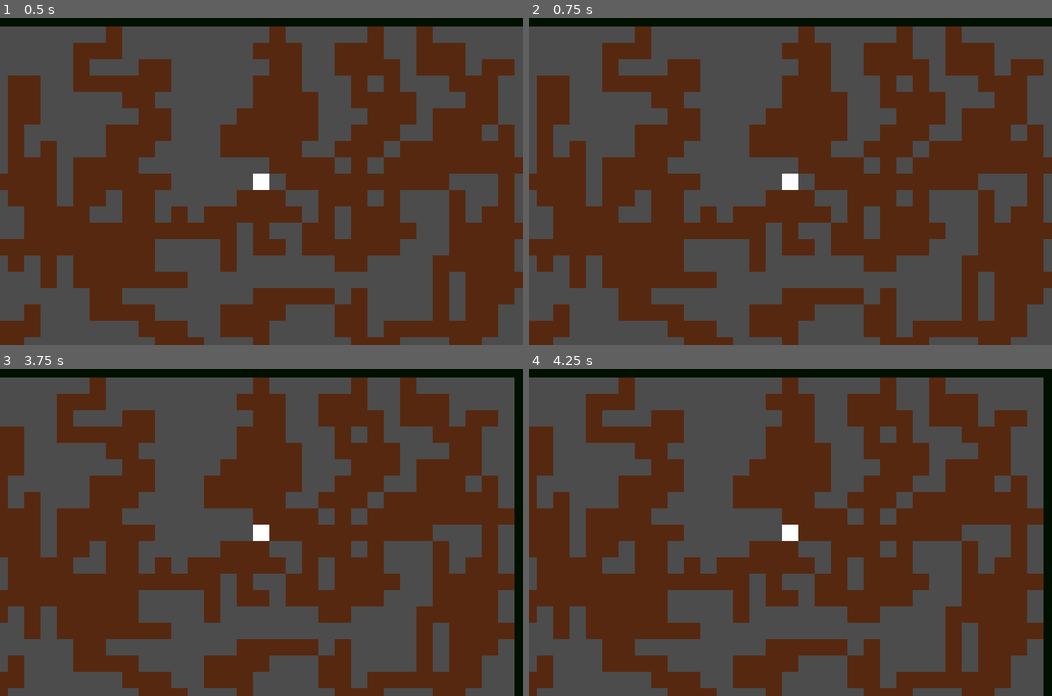
Above: before the commit, frames 1-4 (two rows, left to right).
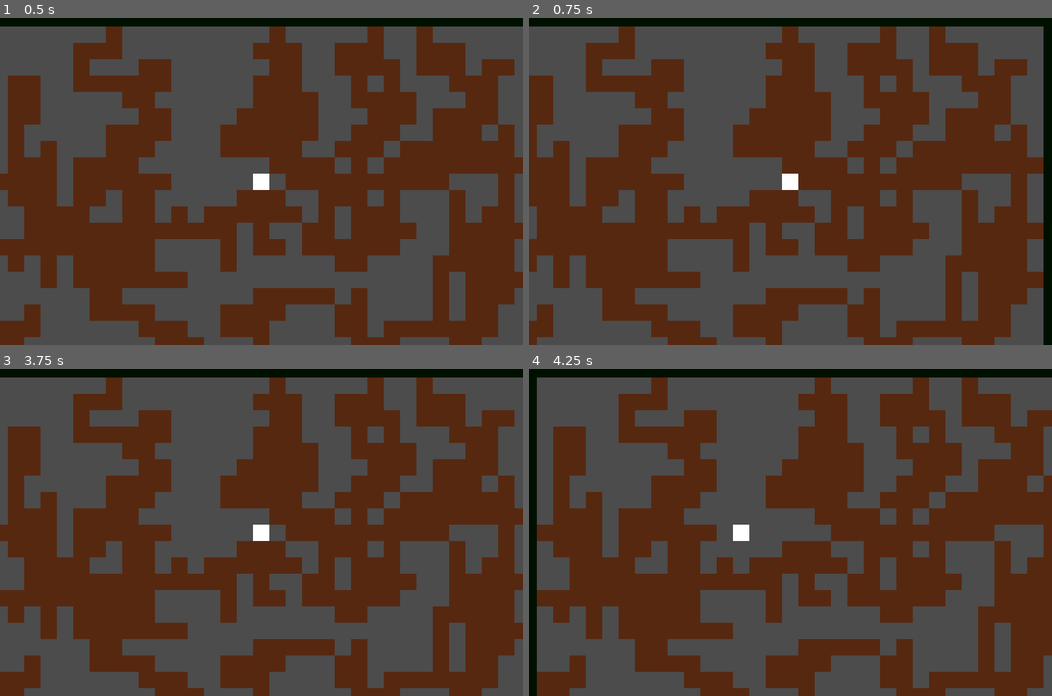
Above: after the commit, the same moments.

Repository: LucasCarrias/Topdown-Pathfinder
Game: Godot game, scene res://Scenes/Game.tscn
The game is run twice, just before and just after one commit, with the same random seed, the same clock (stepped at 60 frames per second) and the same inputs.
Inputs:
- Up to frame 1 (0.5 s): no input
- Up to frame 2 (0.75 s): tap Enter at 0.5 s; hold Right (ui_right) from 0.53 s (still down)
- Up to frame 3 (3.75 s): tap Space at 1.25, 2.75 s; release Right (ui_right) at 1.28 s; hold Down (ui_down) 1.28-2.03 s; tap Enter at 2, 3.5 s; hold Right (ui_right) 2.03-2.78 s; hold Up (ui_up) 2.78-3.53 s; hold Left (ui_left) from 3.53 s (still down)
- Up to frame 4 (4.25 s): keep holding Left (ui_left)

Frame 1 is identical in both runs. In frame 2, 33% of the frame differs, in the area x 0-100%, y 2-100%; in frame 3, 33%; in frame 4, 45%.

Commit message:
Update player movements

Diff:
--- a/Scenes/Player.gd
+++ b/Scenes/Player.gd
@@ -8,8 +8,9 @@
 var LEFT = false
 var UP = false
 var DOWN = false
-var direction = {"right":false, "down":false, "left":false, "up":false}
+var direction = {"right":false, "down":false, "left":false, "up":false, "stop":true}
 var step = 32
+var move = false
 
 func _ready():
 	pass
@@ -20,15 +21,23 @@
 		set_rand_pos(self)
 
 func movement():
-	if !$Front.is_colliding() and is_arrow_released():
-		move()
-	if Input.is_action_just_pressed("ui_right"):
+	if !$Front.is_colliding() and !is_arrow_released():
+		if move:
+			move()
+		else:
+			if $MoveDelay.is_stopped():
+				$MoveDelay.start()
+		move = false
+	else:
+		update_direction("stop")
+
+	if Input.is_action_pressed("ui_right"):
 		update_direction("right")
-	if Input.is_action_just_pressed("ui_left"):
+	if Input.is_action_pressed("ui_left"):
 		update_direction("left")
-	if Input.is_action_just_pressed("ui_up"):
+	if Input.is_action_pressed("ui_up"):
 		update_direction("up")
-	if Input.is_action_just_pressed("ui_down"):
+	if Input.is_action_pressed("ui_down"):
 		update_direction("down")
 
 	change_front_direction()
@@ -48,6 +57,7 @@
 	else:
 		motion.y *= 0
 	global_position += motion
+
 
 
 func change_front_direction():
@@ -89,3 +99,6 @@
 
 func is_pos_on_window(pos):
 	return (pos.x >= 0 and pos.y >= 0) and (pos.x <= WINDOW_SIZE.x and pos.y <=WINDOW_SIZE.y)
+
+func _on_MoveDelay_timeout():
+	move = true
--- a/Scenes/Player.tscn
+++ b/Scenes/Player.tscn
@@ -18,3 +18,8 @@
 [node name="Front" type="RayCast2D" parent="."]
 enabled = true
 cast_to = Vector2( 32, 0 )
+
+[node name="MoveDelay" type="Timer" parent="."]
+wait_time = 0.1
+one_shot = true
+[connection signal="timeout" from="MoveDelay" to="." method="_on_MoveDelay_timeout"]
